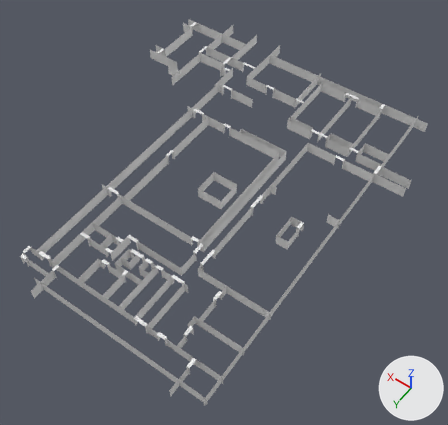
The Blender file assets/FFloor.blend: old version first, new version second.
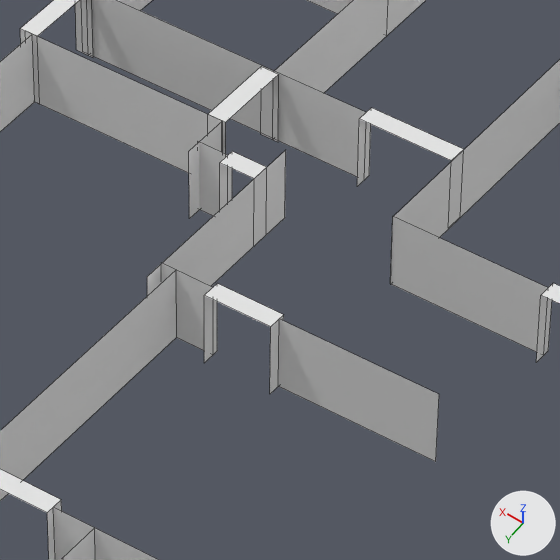
Each version appears first whole from a camera (50 mm lens) standing at (-65.2, 67.7, 74.2) and looking at (-30.0, 18.5, -3.1), and next in a close-up on the part from 44% to 60% of the width and 11% to 28% of the height. The lights are fixed; the arrows at lower right show +X, +Y and +Z. The last two pictures show the newer version. The close-ups show mesh edges as thin lines.

Names of what the first close-up shows: 'Doors', 'Walls'.
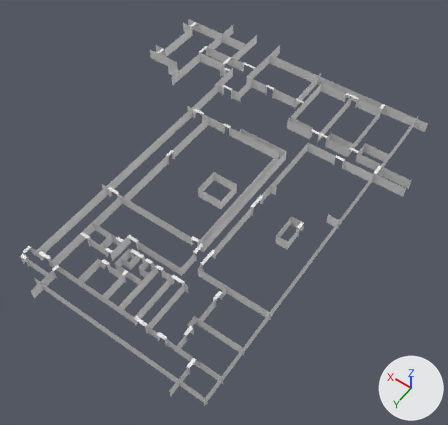
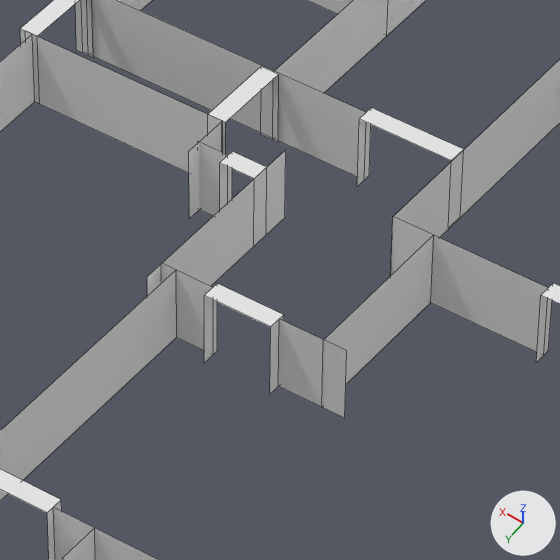
Where the change shows, as pixel boxes [x1, y1, x2, y2] in the close-ups (560 x 560 px):
part 1 of me_cube_146, reshaped
    before: [278, 319, 439, 462]
    after: [278, 236, 433, 418]

The change, as a diff of the scene's bpy script:
```diff
--- a/assets/FFloor.blend.py
+++ b/assets/FFloor.blend.py
@@ me_cube_146 @@
 # used by ob_walls; location = (-41.81, 11.6, 0.93)
 # verts and faces of me_cube_146; kept vertices keep their numbers, new ones are numbered from 432
 # before: 52 (19.8, -12.9, -1.0) at pixel (435, 461), 53 (19.8, -12.9, 1.0) at pixel (439, 394)
-me_cube_146.from_pydata(...)  # 432 vertices, 108 faces; spans x -10.4..43.0, y -28.5..36.1, z -1.0..1.0
+me_cube_146.from_pydata(...)  # 436 vertices, 109 faces; spans x -10.4..43.0, y -28.5..36.1, z -1.0..1.0
+# me_cube_146 part 1
+verts[52] = (22.3, -12.9, -1.0)  # moved, pixel (344, 418)
+verts[53] = (22.3, -12.9, 1.0)  # moved, pixel (346, 350)
+verts[432] = (22.9, -17.3, -1.0)  # pixel (430, 302)
+verts[433] = (22.9, -17.3, 1.0)  # pixel (433, 234)
+verts[434] = (22.9, -12.9, -1.0)  # pixel (321, 407)
+verts[435] = (22.9, -12.9, 1.0)  # pixel (323, 340)
+faces += [(432, 433, 435, 434)]
```
